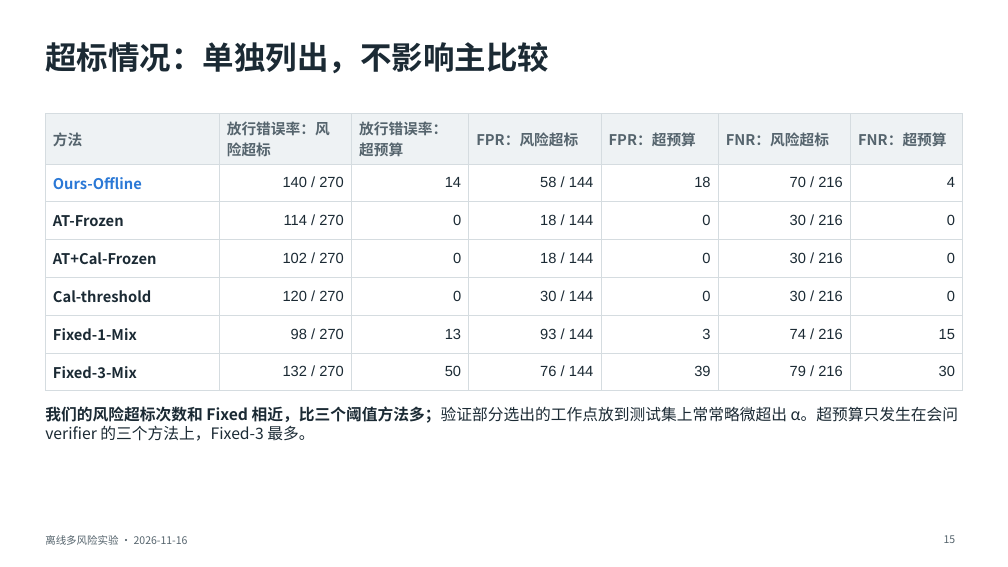
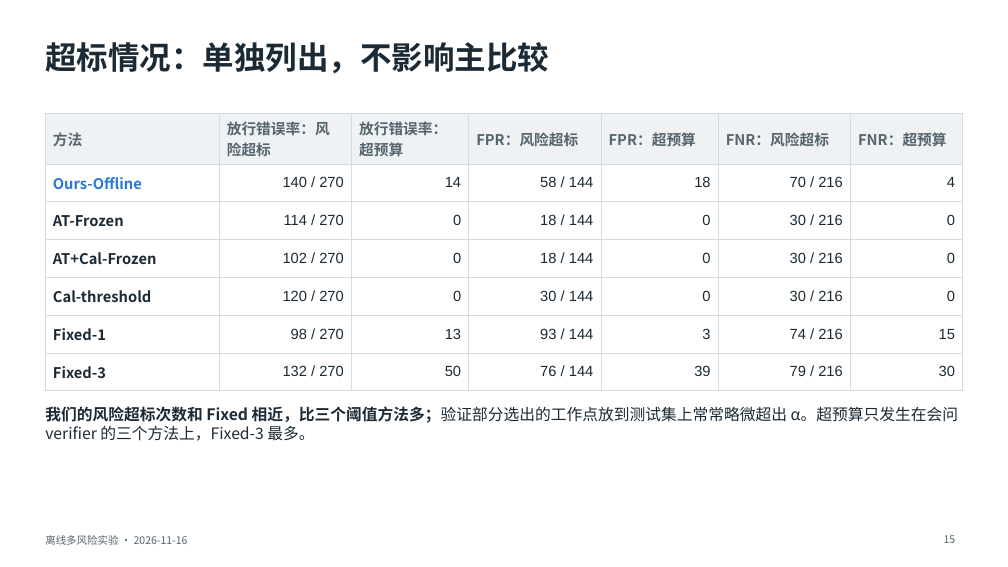
Before and after one commit to toz015/verification_generation_experiment, a slide deck: slide 15 of reports/offline_multirisk_20261116_calibrated/deck/离线多风险实验_20261116.pptx. Drawn at 1008x567 pixels with LibreOffice and Linux fonts; fonts in the diff are those of the drawing. Boxes give left, top, right and bottom in pixels: in the first picture for what was removed or moved away, otherwise in the second. Text is boxed around its words. In the diff, an @@ line names an element or a change of style, - is before the commit and + after.

```diff
--- a/reports/offline_multirisk_20261116_calibrated/deck/离线多风险实验_20261116.pptx
+++ b/reports/offline_multirisk_20261116_calibrated/deck/离线多风险实验_20261116.pptx
@@ table at (x1=45, y1=113, x2=963, y2=382) @@
-row 6, column 1: Fixed-1-Mix
+row 6, column 1: Fixed-1
-row 7, column 1: Fixed-3-Mix
+row 7, column 1: Fixed-3
```
Also in this commit, not shown: 11 other slides changed, 6 other files.
